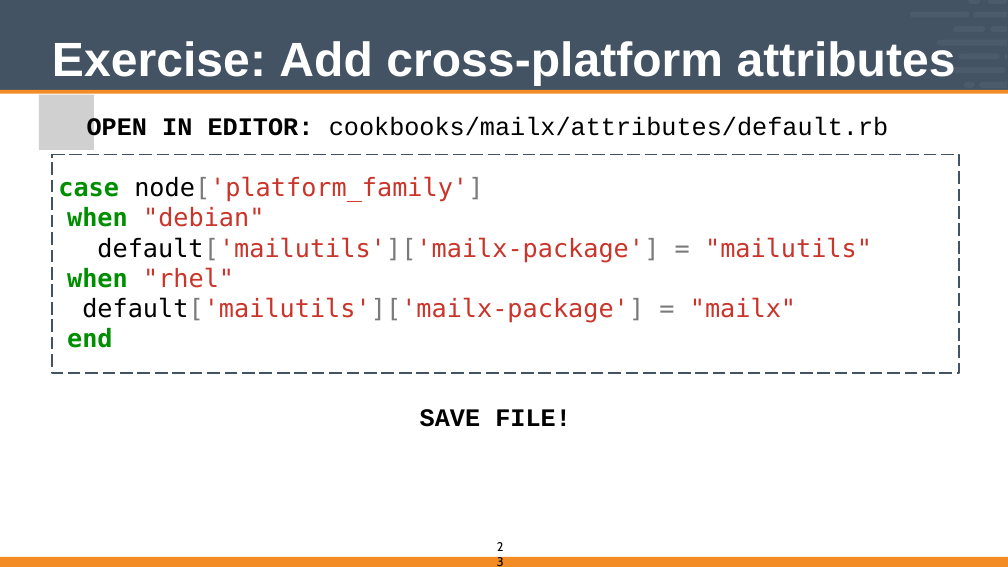
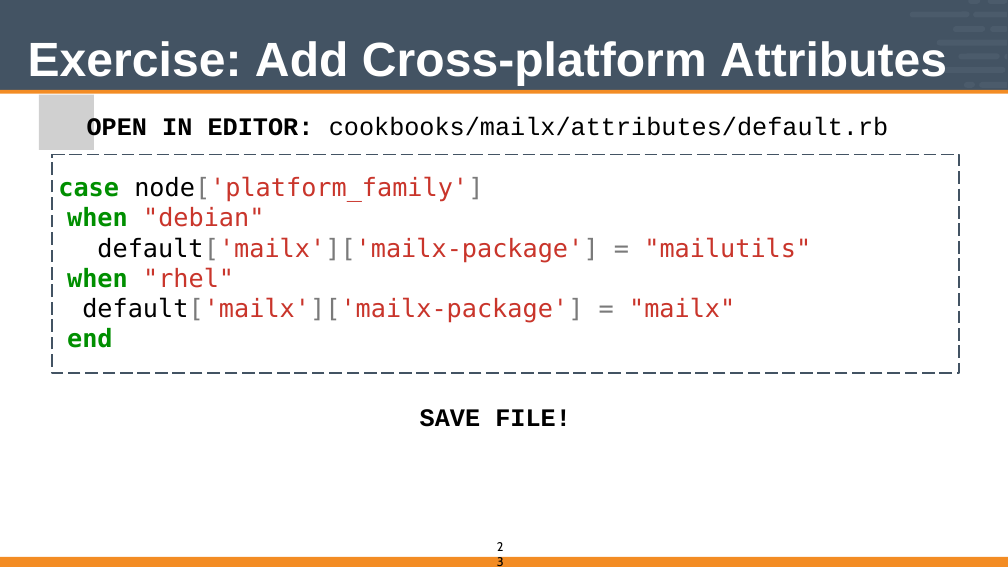
Before and after one commit to vinyar/chef-intermediate, a slide deck: slide 23 of Modules/12-Chef_Intermediate.pptx. Drawn at 1008x567 pixels with LibreOffice and Linux fonts; fonts in the diff are those of the drawing; grey boxes stand for pictures. Boxes give left, top, right and bottom in pixels: in the first picture for what was removed or moved away, otherwise in the second. Text is boxed around its words. In the diff, an @@ line names an element or a change of style, - is before the commit and + after.

```diff
--- a/Modules/12-Chef_Intermediate.pptx
+++ b/Modules/12-Chef_Intermediate.pptx
@@ title at (x1=28, y1=41, x2=947, y2=86): text changed @@
-Exercise: Add cross-platform attributes
+Exercise: Add Cross-platform Attributes
@@ text in freeform shape at (x1=97, y1=237, x2=811, y2=263): text changed @@
-default['mailutils']['mailx-package'] = "mailutils"
+default['mailx']['mailx-package'] = "mailutils"
@@ text in freeform shape at (x1=82, y1=297, x2=735, y2=323): text changed @@
-default['mailutils']['mailx-package'] = "mailx"
+default['mailx']['mailx-package'] = "mailx"
```
Also in this commit, not shown: 17 other slides changed.
